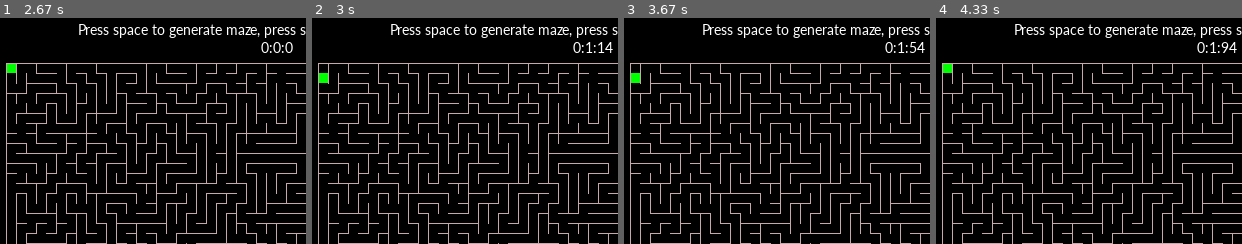
Above: before the commit, frames 1-4 (left to right).
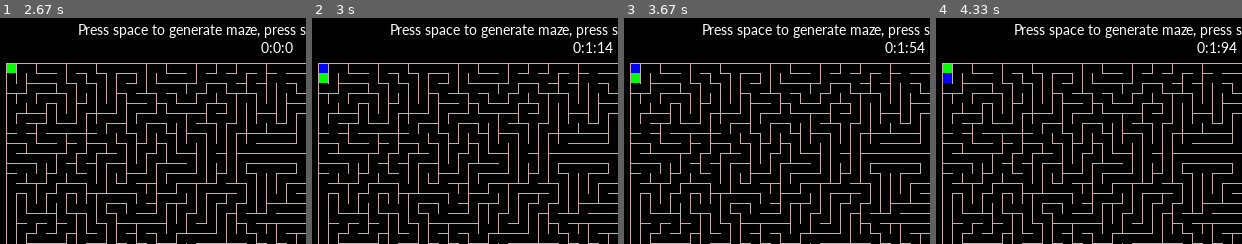
Above: after the commit, the same moments.

Repository: CCareaga/Pygame-Examples
Game: pygame game, started from Maze Generation/Main.py
The game is run twice, just before and just after one commit, with the same random seed, the same clock (stepped at 60 frames per second) and the same inputs. The source is Python 2; it was converted automatically to run under Python 3.
Inputs:
- Up to frame 1 (2.67 s): hold Right 0.33-0.8 s; tap Space at 0.83 s; hold Up 1.17-1.63 s
- Up to frame 2 (3 s): hold Down from 2.73 s (still down)
- Up to frame 3 (3.67 s): release Down at 3.2 s
- Up to frame 4 (4.33 s): hold Up 3.67-4.03 s; hold Right from 4.07 s (still down)
The pictures show only the part of the screen within x 0-50%, y 0-50%; the shares and areas given below are measured in that part.

Frame 1 is identical in both runs. In frame 2, 0.1% of the frame differs, in the area x 2-6%, y 20-25%; in frame 3, 0.1%; in frame 4, 0.1%, in the area x 2-6%, y 24-29%.

Commit message:
Fixed maze solver
very minor changes

Diff:
--- a/Maze Generation/Main.py
+++ b/Maze Generation/Main.py
@@ -19,6 +19,7 @@
 
         self.knocked = 0
         self.solver_on = False
+        self.checked = False
 
         self.image = pygame.Surface([10, 10])
         self.image.fill(0)
@@ -87,6 +88,8 @@
             pygame.draw.line(self.game.screen, self.color, points[0], points[1], 1)
         if self.game.solver_on == self:
             self.image.fill((0, 255, 0))
+        elif self.checked:
+            self.image.fill((0, 0, 255))
         else:
             self.image.fill((0))
 
@@ -164,7 +167,6 @@
         visited = 1
 
         for i in xrange(4000):
-            current.checked = True
             try:
                 neighbors = []
                 for key, value in current.neighbors.iteritems():
@@ -214,12 +216,13 @@
                     dire = 'west'
                 if event.key == pygame.K_RIGHT:
                     dire = 'east'
-        if self.solver_on != self.node_list[0]:
+        if self.solver_on != self.node_list[0] and self.solver_on != self.node_list[-1]:
             self.timer_on = True
 
         if dire:
             if not self.solver_on.checkWall(dire):
                 try:
+                    self.solver_on.checked = True
                     new = self.solver_on.neighbors[dire]
                     self.solver_on = new
                     dire = None
